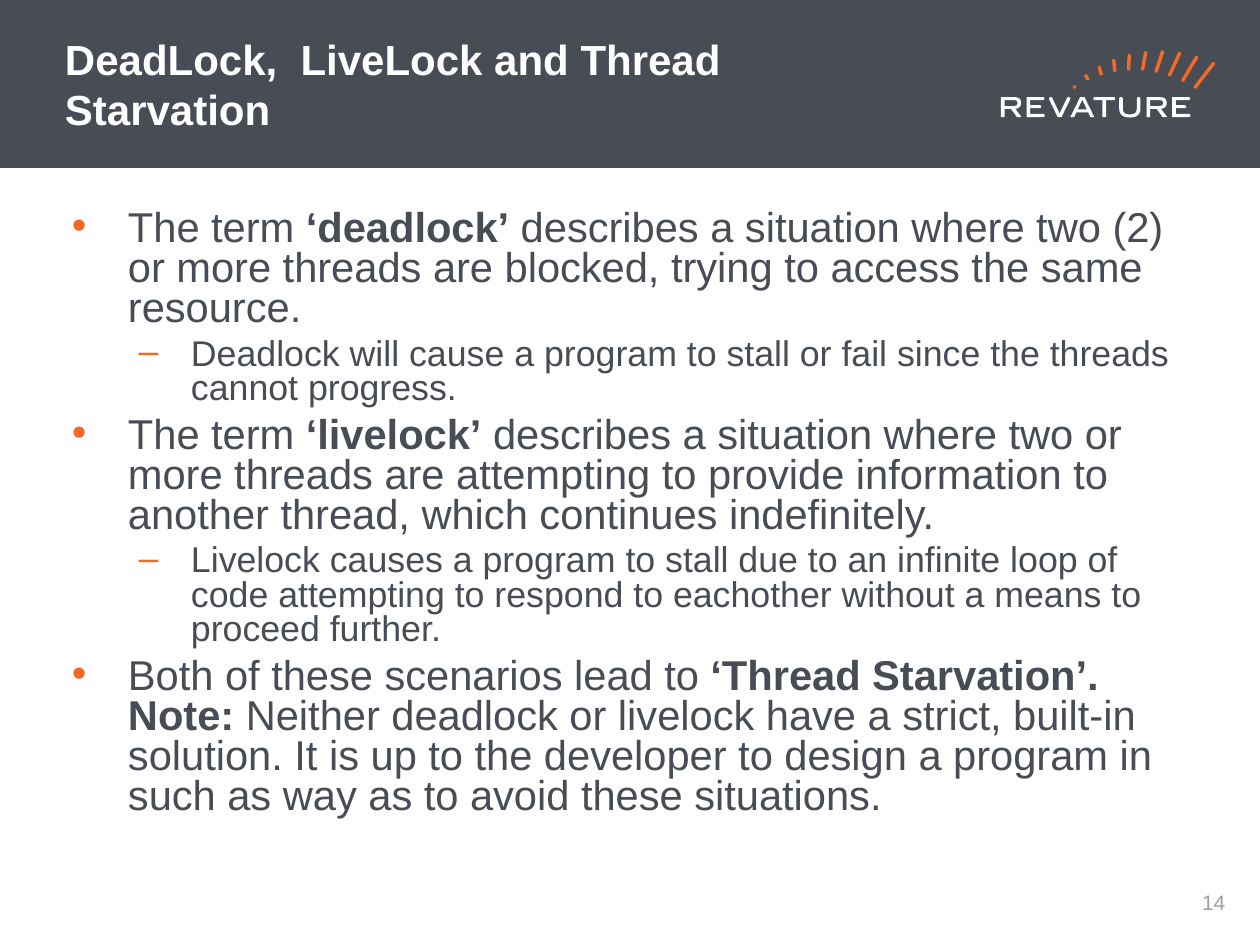
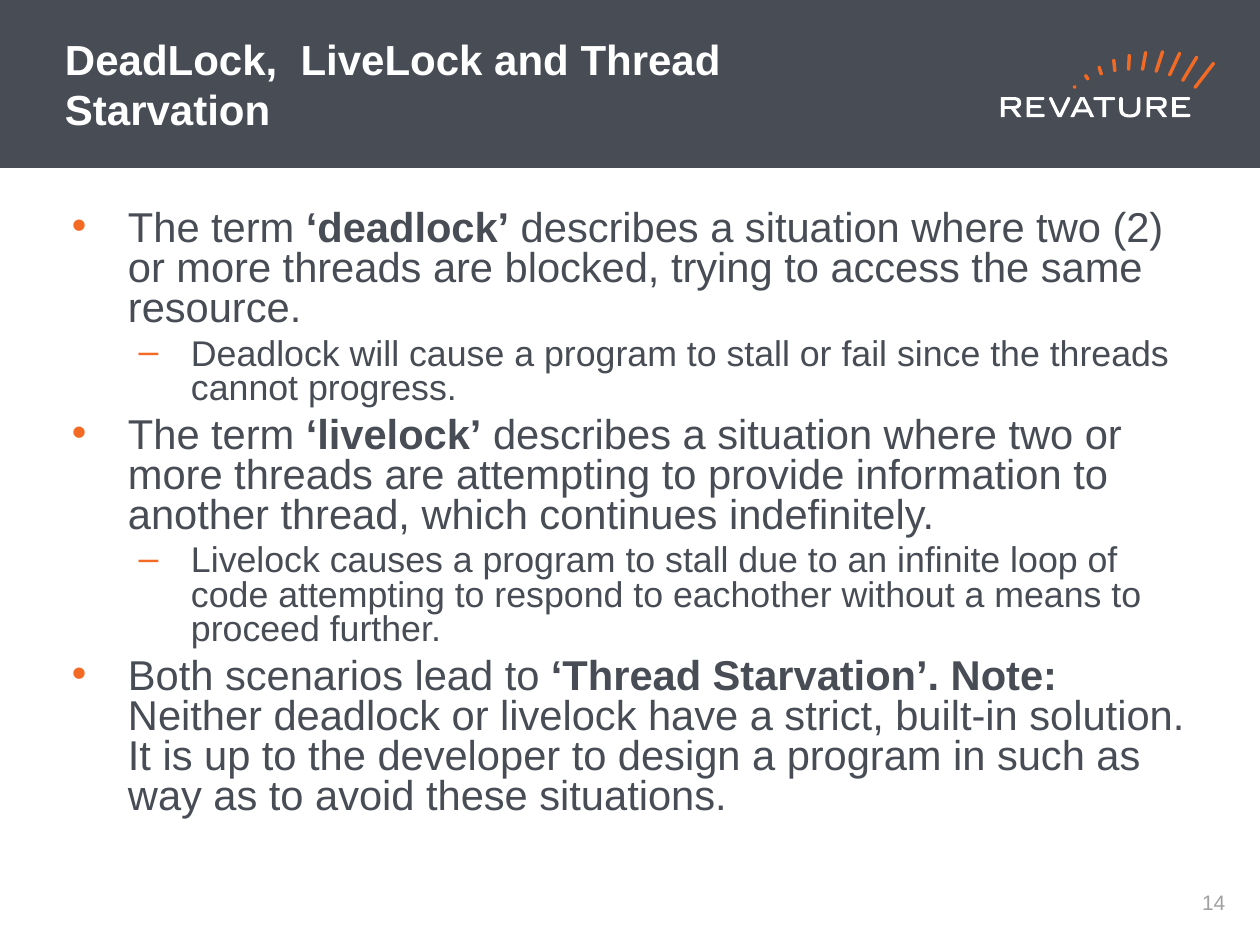
Before and after one commit to jhigherevature/ROCP-210412, a slide deck: slide 15 of powerpoints/Roc_Day15 - Threads.pptx. Drawn at 1260x945 pixels with LibreOffice and Linux fonts; fonts in the diff are those of the drawing. Boxes give left, top, right and bottom in pixels: in the first picture for what was removed or moved away, otherwise in the second. Text is boxed around its words. In the diff, an @@ line names an element or a change of style, - is before the commit and + after.

```diff
--- a/powerpoints/Roc_Day15 - Threads.pptx
+++ b/powerpoints/Roc_Day15 - Threads.pptx
@@ text at (128, 660, 1184, 818): text changed @@
-• Both of these scenarios lead to ‘Thread Starvation’. Note: Neither deadlock or livelock have a strict, built-in solution. It is up to the developer to design a program in such as way as to avoid these situations.
+• Both scenarios lead to ‘Thread Starvation’. Note: Neither deadlock or livelock have a strict, built-in solution. It is up to the developer to design a program in such as way as to avoid these situations.
```
Also in this commit, not shown: 1 other slide changed, 48 other files.
